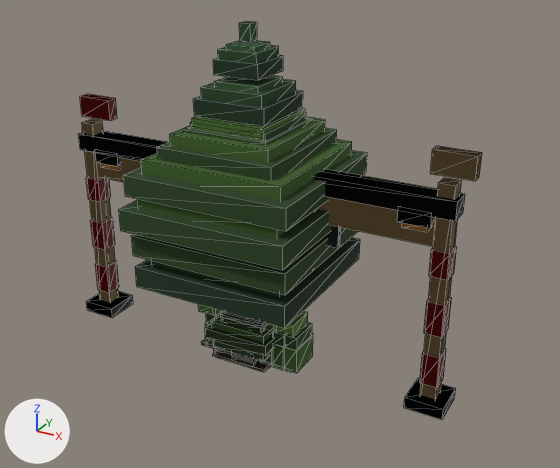
The glTF model assets/models/props.glb as it was, and as the next commit left it.
The view is the same before and after, from a 50 mm camera at (10.14, -16.81, 12.33) aimed at (0.86, 0.07, 3.89). The axes (+X, +Y, +Z) are drawn at lower left. The lights are the same throughout. The picture after the commit comes second. Mesh edges are drawn as thin lines.

The first picture shows 'prop_bush', 'prop_gate_start', 'prop_hedgerow', 'prop_tree_birch', 'prop_tree_deciduous', 'prop_tree_pine' and 2 more.
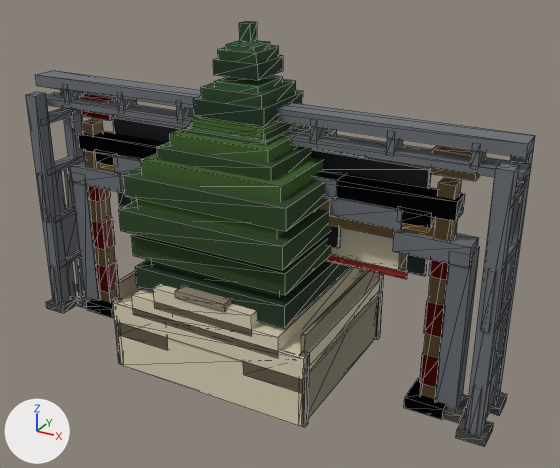
Changed parts and their boxes (x1, y1, x2, y2) in the pictures (560 x 468 px):
'prop_start_gantry', added
    after: (26, 71, 535, 447)
    faces in mat_mat_pole_steel (grey #6a6e74): (26, 71, 535, 434)
    faces in mat_mat_gate_dark (black #141a20): (113, 117, 431, 188)
    faces in mat_mat_stone_dark (dark grey #44443f): (46, 284, 507, 447)
'prop_marshal_tent', added
    after: (113, 266, 384, 427)
    faces in mat_mat_canvas (beige #d9cfb4): (113, 266, 380, 426)
    faces in mat_mat_canvas_shade (yellow #8e8672): (116, 268, 381, 417)
    faces in mat_mat_timber (brown #352d21): (113, 274, 384, 427)
'prop_banner_arch', added
    after: (70, 155, 480, 423)
    faces in mat_mat_pole_steel (grey #6a6e74): (70, 155, 480, 410)
    faces in mat_mat_canvas (beige #d9cfb4): (131, 198, 407, 272)
    faces in mat_mat_gate_red (red #9e2a22): (325, 255, 408, 279)
    faces in mat_mat_chequer (black #1a1c1f): (118, 191, 427, 276)
    faces in mat_mat_stone_dark (dark grey #44443f): (78, 295, 469, 423)
'prop_bush', unchanged, covered by the edit
    before: (205, 312, 275, 372)
'prop_hedgerow', unchanged, covered by the edit
    before: (198, 304, 313, 373)

The change, as a list of edits to the scene's bpy script:
```text
Add mat_mat_canvas:
    mat_mat_canvas = principled_material('mat_canvas')
    mat_mat_canvas.base_color = (0.694, 0.624, 0.456)  # beige #d9cfb4
    mat_mat_canvas.roughness = 0.85
Add mat_mat_canvas_shade:
    mat_mat_canvas_shade = principled_material('mat_canvas_shade')
    mat_mat_canvas_shade.base_color = (0.27, 0.238, 0.168)  # yellow #8e8672
    mat_mat_canvas_shade.roughness = 0.85
Add mat_mat_pole_steel:
    mat_mat_pole_steel = principled_material('mat_pole_steel')
    mat_mat_pole_steel.base_color = (0.144, 0.156, 0.175)  # grey #6a6e74
    mat_mat_pole_steel.roughness = 0.7
Add mat_mat_chequer:
    mat_mat_chequer = principled_material('mat_chequer')
    mat_mat_chequer.base_color = (0.0103, 0.0116, 0.0137)  # black #1a1c1f
    mat_mat_chequer.roughness = 0.6
Add me_prop_marshal_tent:
    me_prop_marshal_tent.from_pydata(...)  # 170 vertices, 264 faces; spans x -2.99..2.99, y -2.6..2.6, z 0.0..4.32
    # faces by material slot: [120, 12, 12, 72, 48]
    me_prop_marshal_tent.materials.append(mat_mat_timber)  # brown #352d21
    me_prop_marshal_tent.materials.append(mat_mat_wood_board)  # brown #6b5230
    me_prop_marshal_tent.materials.append(mat_mat_gate_red)  # red #9e2a22
    me_prop_marshal_tent.materials.append(mat_mat_canvas)  # beige #d9cfb4
    me_prop_marshal_tent.materials.append(mat_mat_canvas_shade)  # yellow #8e8672
Add me_prop_banner_arch:
    me_prop_banner_arch.from_pydata(...)  # 120 vertices, 180 faces; spans x -6.36..6.36, y -0.46..0.46, z 0.0..6.11
    # faces by material slot: [24, 12, 108, 12, 24]
    me_prop_banner_arch.materials.append(mat_mat_stone_dark)  # dark grey #44443f
    me_prop_banner_arch.materials.append(mat_mat_gate_red)  # red #9e2a22
    me_prop_banner_arch.materials.append(mat_mat_pole_steel)  # grey #6a6e74
    me_prop_banner_arch.materials.append(mat_mat_canvas)  # beige #d9cfb4
    me_prop_banner_arch.materials.append(mat_mat_chequer)  # black #1a1c1f
Add me_prop_start_gantry:
    me_prop_start_gantry.from_pydata(...)  # 336 vertices, 540 faces; spans x -7.16..7.16, y -1.06..1.06, z -0.03..7.46
    # faces by material slot: [48, 12, 372, 60, 48]
    me_prop_start_gantry.materials.append(mat_mat_stone_dark)  # dark grey #44443f
    me_prop_start_gantry.materials.append(mat_mat_gate_dark)  # black #141a20
    me_prop_start_gantry.materials.append(mat_mat_pole_steel)  # grey #6a6e74
    me_prop_start_gantry.materials.append(mat_mat_canvas)  # beige #d9cfb4
    me_prop_start_gantry.materials.append(mat_mat_chequer)  # black #1a1c1f
Add ob_prop_marshal_tent:
    ob_prop_marshal_tent = bpy.data.objects.new('prop_marshal_tent', me_prop_marshal_tent)
    ob_prop_marshal_tent.location = (0.0, 0.0, 0.0)
Add ob_prop_banner_arch:
    ob_prop_banner_arch = bpy.data.objects.new('prop_banner_arch', me_prop_banner_arch)
    ob_prop_banner_arch.location = (0.0, 0.0, 0.0)
Add ob_prop_start_gantry:
    ob_prop_start_gantry = bpy.data.objects.new('prop_start_gantry', me_prop_start_gantry)
    ob_prop_start_gantry.location = (0.0, 0.0, 0.0)
```
